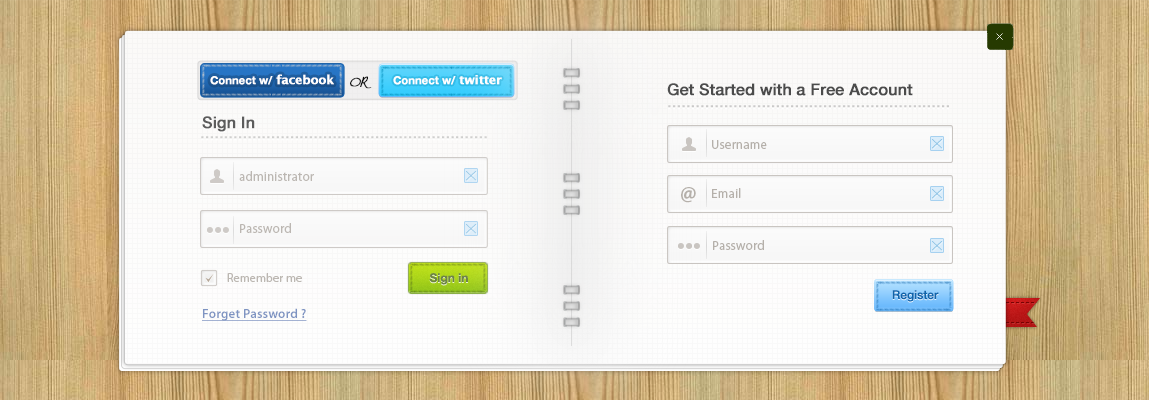
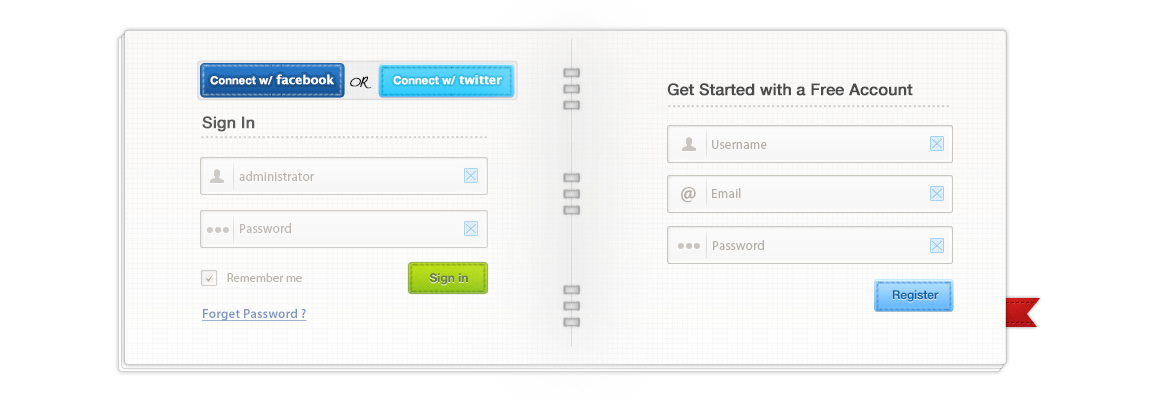
Two versions of the same layered image (1149 x 400). Layer-by-layer changes:
hid "close" over <box>987,23,1014,50</box>
painted on "first-layer-bg", unmasked it over <box>120,25,1011,370</box>
hid "bg" (6th of 6, in "background"), painted on it over <box>0,0,1149,400</box>
